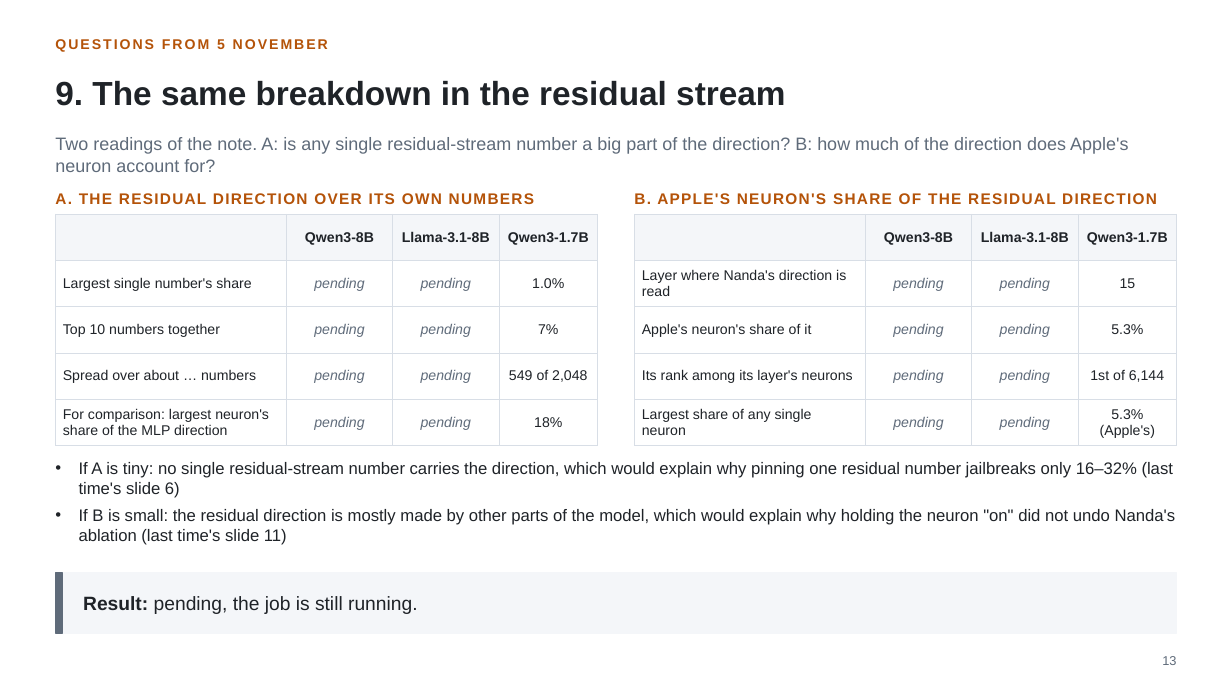
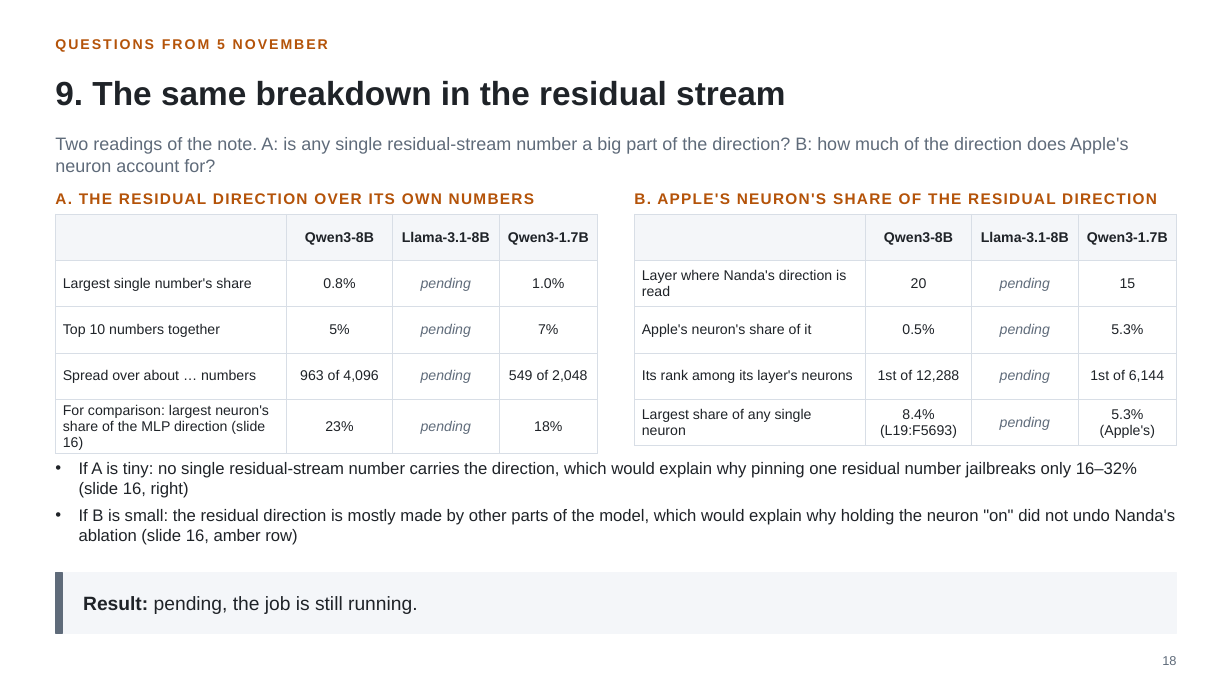
Before and after one commit to fjoad/refusal-neurons, a slide deck: slide 18 of slides/refusal_neurons_2026-11-12.pptx (slide 13 before the commit). Drawn at 1232x693 pixels with LibreOffice and Linux fonts; fonts in the diff are those of the drawing. Boxes give left, top, right and bottom in pixels: in the first picture for what was removed or moved away, otherwise in the second. Text is boxed around its words. In the diff, an @@ line names an element or a change of style, - is before the commit and + after.

```diff
--- a/slides/refusal_neurons_2026-11-12.pptx
+++ b/slides/refusal_neurons_2026-11-12.pptx
@@ table at (55, 214, 598, 454) @@
-row 2, column 2: pending
+row 2, column 2: 0.8%
-row 3, column 2: pending
+row 3, column 2: 5%
-row 4, column 2: pending
+row 4, column 2: 963 of 4,096
-row 5, column 1: For comparison: largest neuron's share of the MLP direction
+row 5, column 1: For comparison: largest neuron's share of the MLP direction (slide 16)
-row 5, column 2: pending
+row 5, column 2: 23%
@@ table at (635, 214, 1177, 442) @@
-row 2, column 2: pending
+row 2, column 2: 20
-row 3, column 2: pending
+row 3, column 2: 0.5%
-row 4, column 2: pending
+row 4, column 2: 1st of 12,288
-row 5, column 2: pending
+row 5, column 2: 8.4% (L19:F5693)
@@ text at (79, 462, 1176, 545): text changed @@
-• If A is tiny: no single residual-stream number carries the direction, which would explain why pinning one residual number jailbreaks only 16–32% (last time's slide 6)
-• If B is small: the residual direction is mostly made by other parts of the model, which would explain why holding the neuron "on" did not undo Nanda's ablation (last time's slide 11)
+• If A is tiny: no single residual-stream number carries the direction, which would explain why pinning one residual number jailbreaks only 16–32% (slide 16, right)
+• If B is small: the residual direction is mostly made by other parts of the model, which would explain why holding the neuron "on" did not undo Nanda's ablation (slide 16, amber row)
@@ text at (1162, 656, 1176, 665): text changed @@
-13
+18
```
Also in this commit, not shown: 13 other slides changed, 5 slides added, 12 other files.
